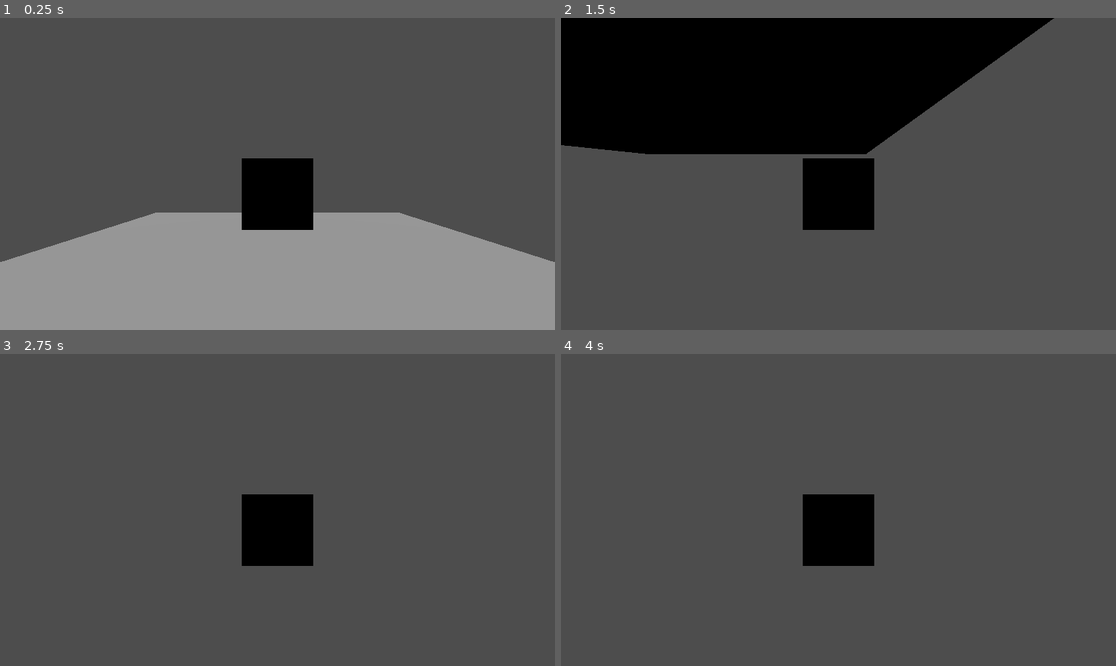
Above: before the commit, frames 1-4 (two rows, left to right).
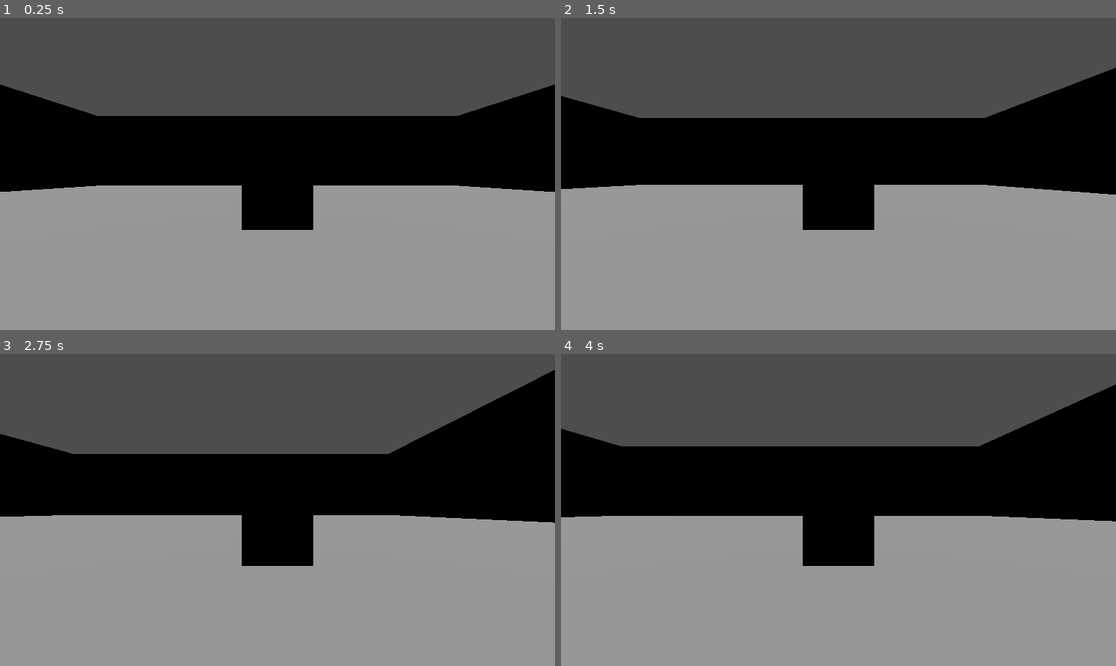
Above: after the commit, the same moments.

Repository: IMKarhu/GMTK2024
Game: Godot game, scene res://scenes/MyScene.tscn
Same seed, same stepped clock (60 frames per second), same inputs: the game is played once before the commit and once after it. Before the commit the project starts from res://scenes/SimpleScene.tscn.
Inputs:
- Up to frame 1 (0.25 s): no input
- Up to frame 2 (1.5 s): hold D (move_right) 0.53-1.28 s; tap E (interact, bound only after the commit) at 0.6, 1.35 s; tap Space (jump) at 0.77 s; hold S (move_backwards) from 1.28 s (still down)
- Up to frame 3 (2.75 s): tap Space (jump) at 1.52 s; release S (move_backwards) at 2.03 s; hold D (move_right) from 2.03 s (still down); tap E (interact, bound only after the commit) at 2.1 s
- Up to frame 4 (4 s): release D (move_right) at 2.78 s; hold W (move_forward) 2.78-3.53 s; tap E (interact, bound only after the commit) at 2.85, 3.6 s; tap Space (jump) at 3.02, 3.77 s; hold A (move_left) from 3.53 s (still down)

The runs differ from the first frame. In frame 1, 35% of the frame differs, in the area x 0-100%, y 21-79%; in frame 2, 84%, in the area x 0-100%, y 0-100%; in frame 3, 69%; in frame 4, 70%.
Error after the commit: Invalid access to property or key 'mesh_instance' on a base object of type 'CharacterBody3D (Player)'. (res://src/Interact.gd:26)

Commit message:
Modify myscene

Diff:
--- a/OnlyDown/project.godot
+++ b/OnlyDown/project.godot
@@ -11,7 +11,7 @@
 [application]
 
 config/name="Gmtk 2024"
-run/main_scene="res://scenes/SimpleScene.tscn"
+run/main_scene="res://scenes/MyScene.tscn"
 config/features=PackedStringArray("4.2", "Forward Plus")
 config/icon="res://icon.svg"
 
@@ -52,6 +52,11 @@
 , Object(InputEventJoypadMotion,"resource_local_to_scene":false,"resource_name":"","device":0,"axis":1,"axis_value":1.0,"script":null)
 ]
 }
+interact={
+"deadzone": 0.5,
+"events": [Object(InputEventKey,"resource_local_to_scene":false,"resource_name":"","device":0,"window_id":0,"alt_pressed":false,"shift_pressed":false,"ctrl_pressed":false,"meta_pressed":false,"pressed":false,"keycode":69,"physical_keycode":69,"key_label":69,"unicode":0,"echo":false,"script":null)
+]
+}
 move_left={
 "deadzone": 0.5,
 "events": [Object(InputEventKey,"resource_local_to_scene":false,"resource_name":"","device":-1,"window_id":0,"alt_pressed":false,"shift_pressed":false,"ctrl_pressed":false,"meta_pressed":false,"pressed":false,"keycode":0,"physical_keycode":65,"key_label":0,"unicode":97,"echo":false,"script":null)
--- a/OnlyDown/scenes/MyScene.tscn
+++ b/OnlyDown/scenes/MyScene.tscn
@@ -8,6 +8,10 @@
 [sub_resource type="BoxMesh" id="BoxMesh_5m3fs"]
 
 [sub_resource type="BoxMesh" id="BoxMesh_p8qsr"]
+
+[sub_resource type="BoxMesh" id="BoxMesh_6ofnf"]
+
+[sub_resource type="BoxShape3D" id="BoxShape3D_4fphv"]
 
 [node name="MainNode" type="Node3D"]
 
@@ -32,3 +36,66 @@
 script = ExtResource("2_vj62h")
 meshes = Array[Mesh]([SubResource("BoxMesh_p8qsr")])
 camera = NodePath("../Player/MainCamera")
+
+[node name="MeshInstance3D2" type="MeshInstance3D" parent="Node3D"]
+skeleton = NodePath("../..")
+
+[node name="Floor" type="MeshInstance3D" parent="."]
+transform = Transform3D(50, 0, 0, 0, 1, 0, 0, 0, 50, 0, 0, 0)
+mesh = SubResource("BoxMesh_6ofnf")
+skeleton = NodePath("Collider")
+
+[node name="Collider" type="StaticBody3D" parent="Floor"]
+transform = Transform3D(1, 0, 0, 0, 1, 0, 0, 0, 1, 0, 0, 0)
+
+[node name="Shape" type="CollisionShape3D" parent="Floor/Collider"]
+transform = Transform3D(1, 0, 0, 0, 1, 0, 0, 0, 1, 0, 0, 0)
+shape = SubResource("BoxShape3D_4fphv")
+
+[node name="Wall" type="MeshInstance3D" parent="."]
+transform = Transform3D(-2.18557e-06, 0, 1, 0, 10, 0, -50, 0, -4.37114e-08, 25, 5, 0)
+mesh = SubResource("BoxMesh_6ofnf")
+skeleton = NodePath("Collider")
+
+[node name="Collider" type="StaticBody3D" parent="Wall"]
+transform = Transform3D(1, 0, 0, 0, 1, 0, 0, 0, 1, 0, 0, 0)
+
+[node name="Shape" type="CollisionShape3D" parent="Wall/Collider"]
+transform = Transform3D(1, 0, 0, 0, 1, 0, 0, 0, 1, 0, 0, 0)
+shape = SubResource("BoxShape3D_4fphv")
+
+[node name="Wall2" type="MeshInstance3D" parent="."]
+transform = Transform3D(-2.18557e-06, 0, 1, 0, 10, 0, -50, 0, -4.37114e-08, -25, 5, 0)
+mesh = SubResource("BoxMesh_6ofnf")
+skeleton = NodePath("Collider")
+
+[node name="Collider" type="StaticBody3D" parent="Wall2"]
+transform = Transform3D(1, 0, 0, 0, 1, 0, 0, 0, 1, 0, 0, 0)
+
+[node name="Shape" type="CollisionShape3D" parent="Wall2/Collider"]
+transform = Transform3D(1, 0, 0, 0, 1, 0, 0, 0, 1, 0, 0, 0)
+shape = SubResource("BoxShape3D_4fphv")
+
+[node name="Wall3" type="MeshInstance3D" parent="."]
+transform = Transform3D(50, 0, 0, 0, 10, 0, 0, 0, 1, 0, 5, -25)
+mesh = SubResource("BoxMesh_6ofnf")
+skeleton = NodePath("Collider")
+
+[node name="Collider" type="StaticBody3D" parent="Wall3"]
+transform = Transform3D(1, 0, 0, 0, 1, 0, 0, 0, 1, 0, 0, 0)
+
+[node name="Shape" type="CollisionShape3D" parent="Wall3/Collider"]
+transform = Transform3D(1, 0, 0, 0, 1, 0, 0, 0, 1, 0, 0, 0)
+shape = SubResource("BoxShape3D_4fphv")
+
+[node name="Wall4" type="MeshInstance3D" parent="."]
+transform = Transform3D(50, 0, 0, 0, 10, 0, 0, 0, 1, 0, 5, 25)
+mesh = SubResource("BoxMesh_6ofnf")
+skeleton = NodePath("Collider")
+
+[node name="Collider" type="StaticBody3D" parent="Wall4"]
+transform = Transform3D(1, 0, 0, 0, 1, 0, 0, 0, 1, 0, 0, 0)
+
+[node name="Shape" type="CollisionShape3D" parent="Wall4/Collider"]
+transform = Transform3D(1, 0, 0, 0, 1, 0, 0, 0, 1, 0, 0, 0)
+shape = SubResource("BoxShape3D_4fphv")
Not shown: 1 places in OnlyDown/scenes/MyScene.tscn that only renumber resources
